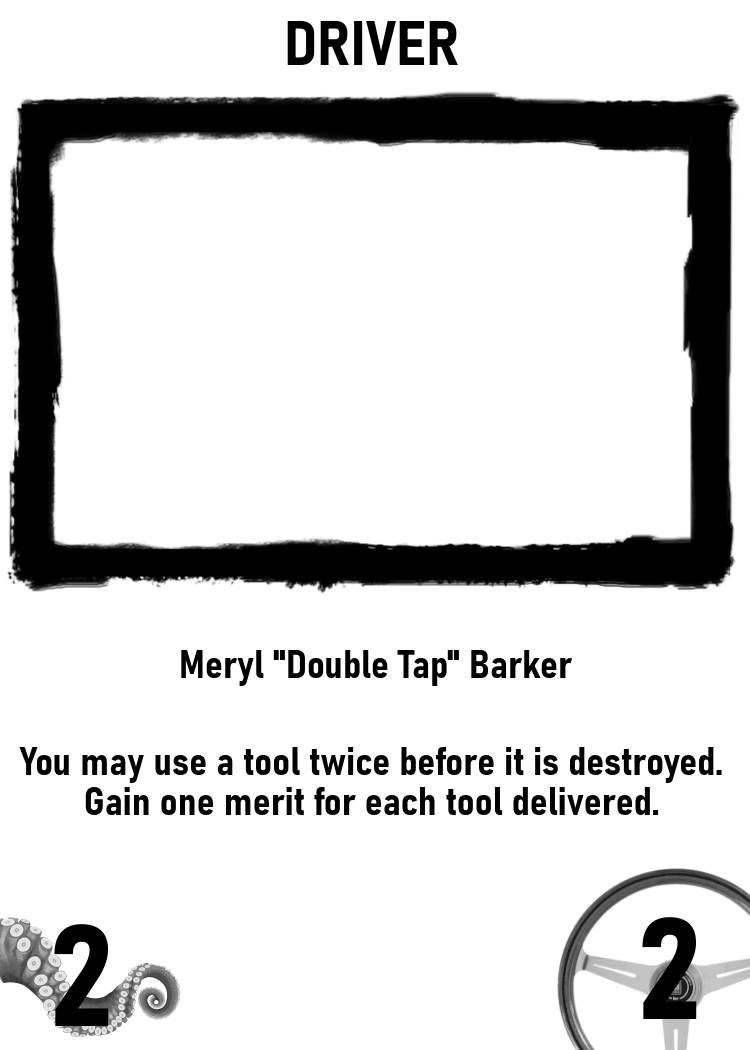
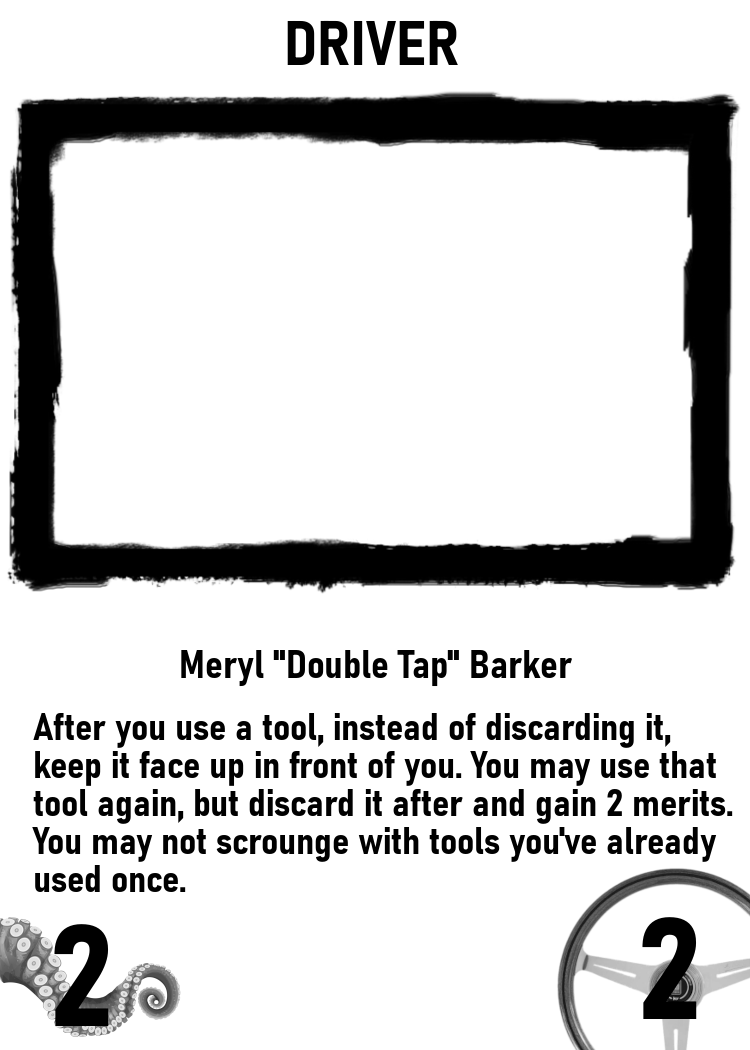
Revision of a layered (750, 1050) image; what changed, layer by layer:
renamed "You may use a tool twice befor..." to "After you use a tool, instead ...", painted on it over 19, 713, 733, 892
